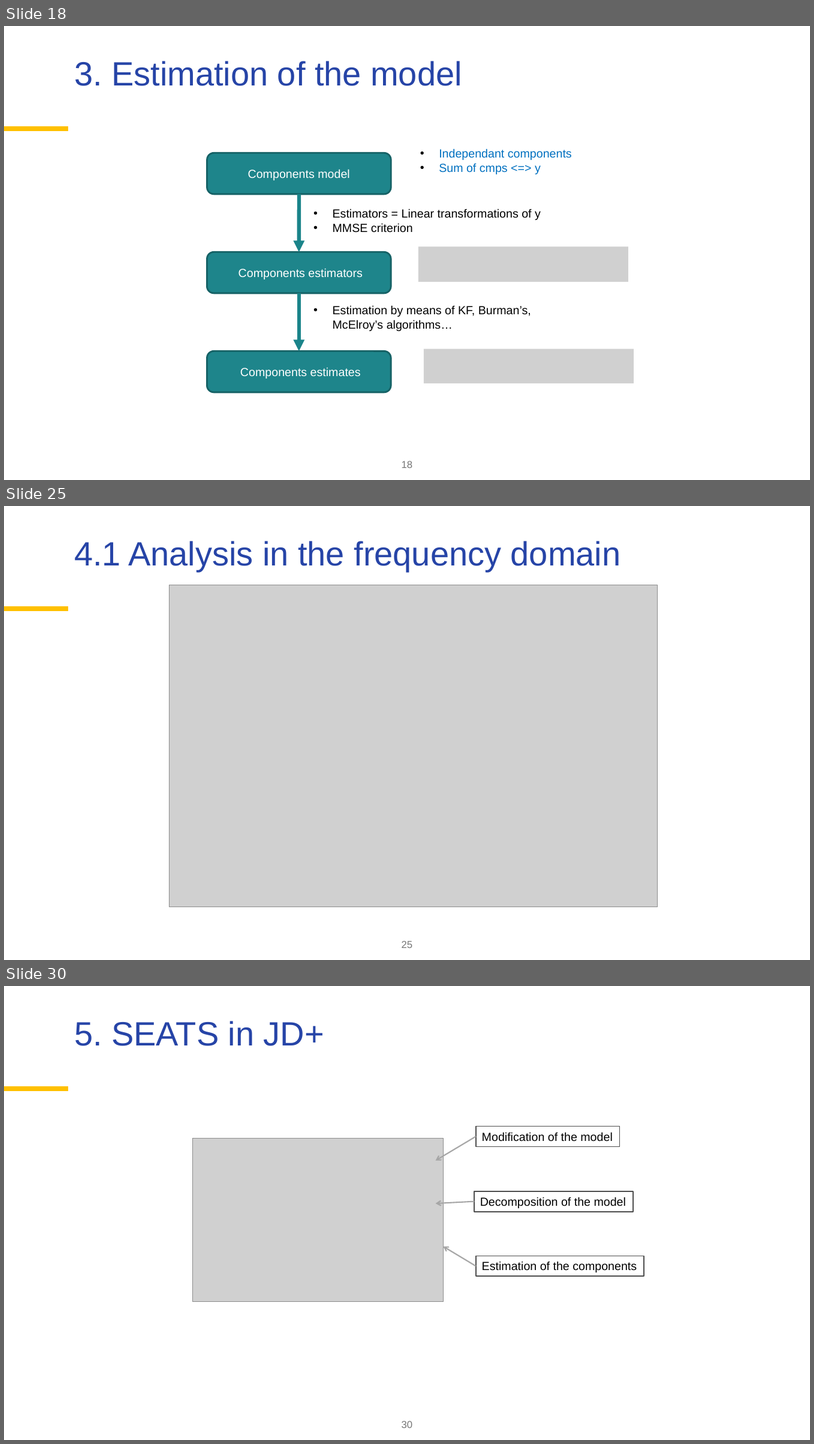
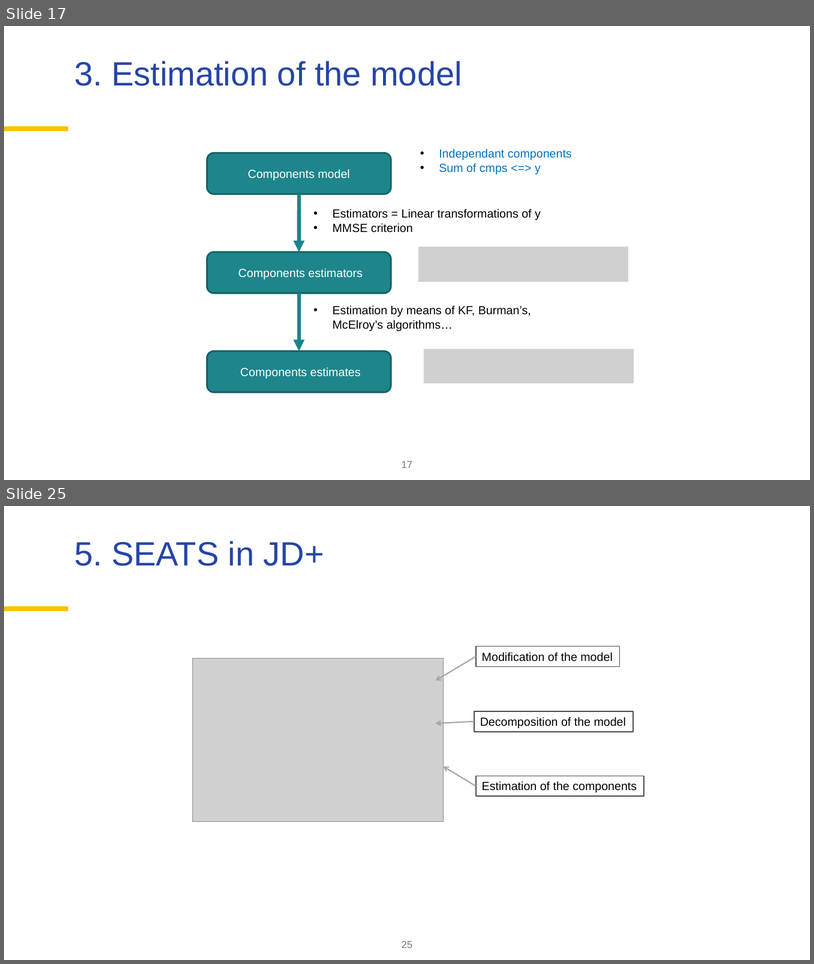
Before and after one commit to palatej/ESTP2026, a slide deck: 3.2 SEATS.pptx. Shown one above the other, each under a label of ours: slides 18, 25 and 30 before the commit, slides 17 and 25 after it; the slides between them are not shown. The pictures are 814x1444 and 814x964 pixels, drawn with LibreOffice and Linux fonts; fonts in the diff are those of the drawing; grey boxes stand for pictures; background and template pictures are left out. Boxes give left, top, right and bottom in pixels: in the first picture for what was removed or moved away, otherwise in the second. Text is boxed around its words. In the diff, an @@ line names an element or a change of style, - is before the commit and + after.

```diff
--- a/3.2 SEATS.pptx
+++ b/3.2 SEATS.pptx
@@ slide 25 removed at <box>4,506,810,960</box>, background #FFFFFF; not listed: 1 template element that a slide beside it also shows @@
@@ title removed at <box>74,541,621,571</box> @@
-4.1 Analysis in the frequency domain
@@ picture removed at <box>169,585,658,906</box> @@
@@ page number removed at <box>402,940,413,948</box> @@
-25
@@ what was slide 18 is now slide 17 @@
@@ page number at <box>402,460,413,468</box>: text changed @@
-18
+17
@@ what was slide 30 is now slide 25 @@
@@ page number at <box>402,940,413,948</box>: text changed @@
-30
+25
```
Also in this commit, not shown: 10 slides changed, 1 slide added, 5 other slides removed, 3 other files.
